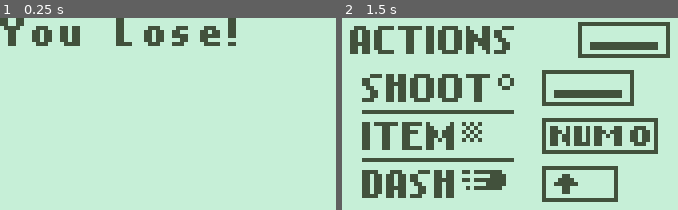
Above: before the commit, frames 1-2 (left to right).
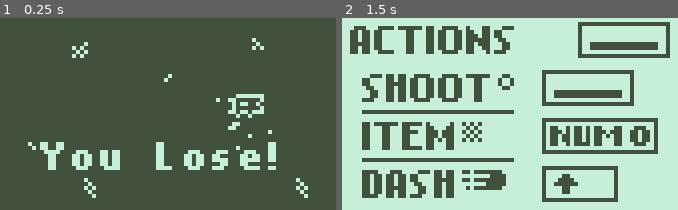
Above: after the commit, the same moments.

Repository: Streamfire/Nokia3310-DeathIsGood
Game: Godot game, scene res://internal/Scenes/Lose.tscn
The game is run twice, just before and just after one commit, with the same random seed, the same clock (stepped at 60 frames per second) and the same inputs. This scene is started directly instead of the project's main scene.
Inputs:
- Up to frame 1 (0.25 s): no input
- Up to frame 2 (1.5 s): tap Enter at 0.5 s; hold Right (move_right) 0.53-1.28 s; hold S (aim_down) 0.53-1.28 s; tap Escape (restart) at 1.25 s; hold Down (move_down) from 1.28 s (still down); tap A (aim_left) at 1.35 s

The runs differ from the first frame. In frame 1, 92% of the frame differs, in the area x 0-100%, y 0-100%; in frame 2, nothing differs.

Commit message:
lose screen

Diff:
--- a/internal/Scenes/Lose.tscn
+++ b/internal/Scenes/Lose.tscn
@@ -1,8 +1,9 @@
-[gd_scene load_steps=4 format=2]
+[gd_scene load_steps=5 format=2]
 
-[ext_resource path="res://Assets/Graphics/nokia_font_dark_strip.png" type="Texture" id=1]
+[ext_resource path="res://Assets/Graphics/Splash/youdead.png" type="Texture" id=1]
 [ext_resource path="res://Assets/Graphics/light.png" type="Texture" id=2]
 [ext_resource path="res://SpriteTextScript/SpriteText.gd" type="Script" id=3]
+[ext_resource path="res://Assets/Graphics/nokia_font_light_strip.png" type="Texture" id=4]
 
 [node name="Node2D" type="Node2D"]
 
@@ -11,14 +12,31 @@
 scale = Vector2( 2.02083, 1.22917 )
 texture = ExtResource( 2 )
 
-[node name="SpriteText" type="ReferenceRect" parent="."]
+[node name="youdead" type="Sprite" parent="."]
+position = Vector2( 42, 24 )
+texture = ExtResource( 1 )
+
+[node name="Control" type="Control" parent="."]
 margin_right = 84.0
 margin_bottom = 48.0
+__meta__ = {
+"_edit_use_anchors_": false
+}
+
+[node name="SpriteText" type="ReferenceRect" parent="Control"]
+anchor_left = 0.5
+anchor_right = 0.5
+margin_left = -32.0
+margin_top = 31.0
+margin_right = 32.0
+margin_bottom = 41.0
 script = ExtResource( 3 )
 __meta__ = {
 "_edit_use_anchors_": false
 }
-text = "You Lose!"
+text = "You	Lose!"
 character_set = "ABCDEFGHIJKLMNOPQRSTUVWXYZabcdefghijklmnopqrstuvwxyz0123456789 $€£¥¤+-*/=%\"'#@&_(),.;:?!|{}<>[]'^~"
-font_texture = ExtResource( 1 )
+font_texture = ExtResource( 4 )
 char_width = 7
+tab_spaces = 1
+texture_rows = 1
Binary file added: Assets/Graphics/nokia_font_light_strip.png
Not shown, added: Assets/Graphics/nokia_font_light_strip.png.import
